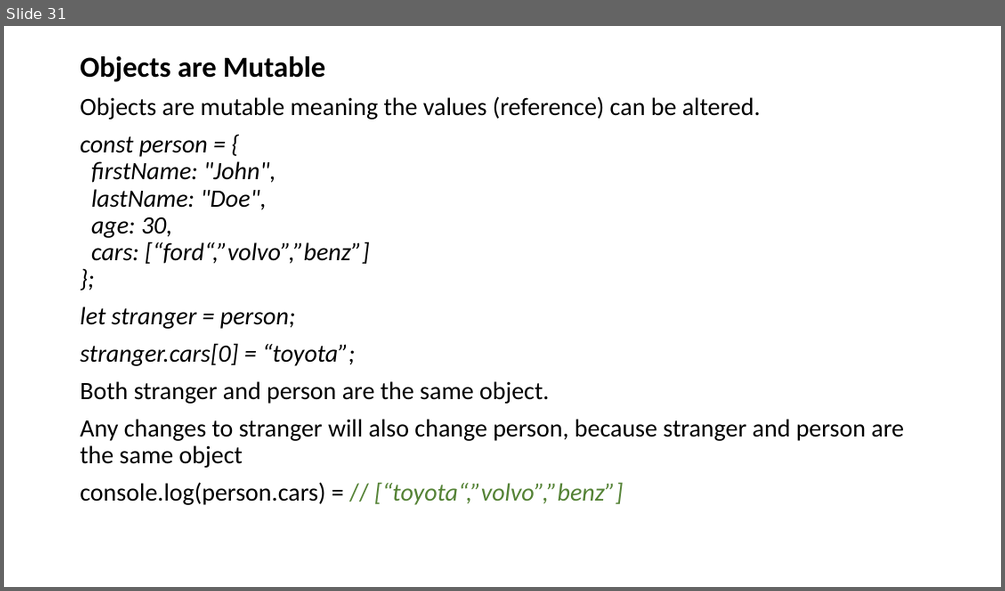
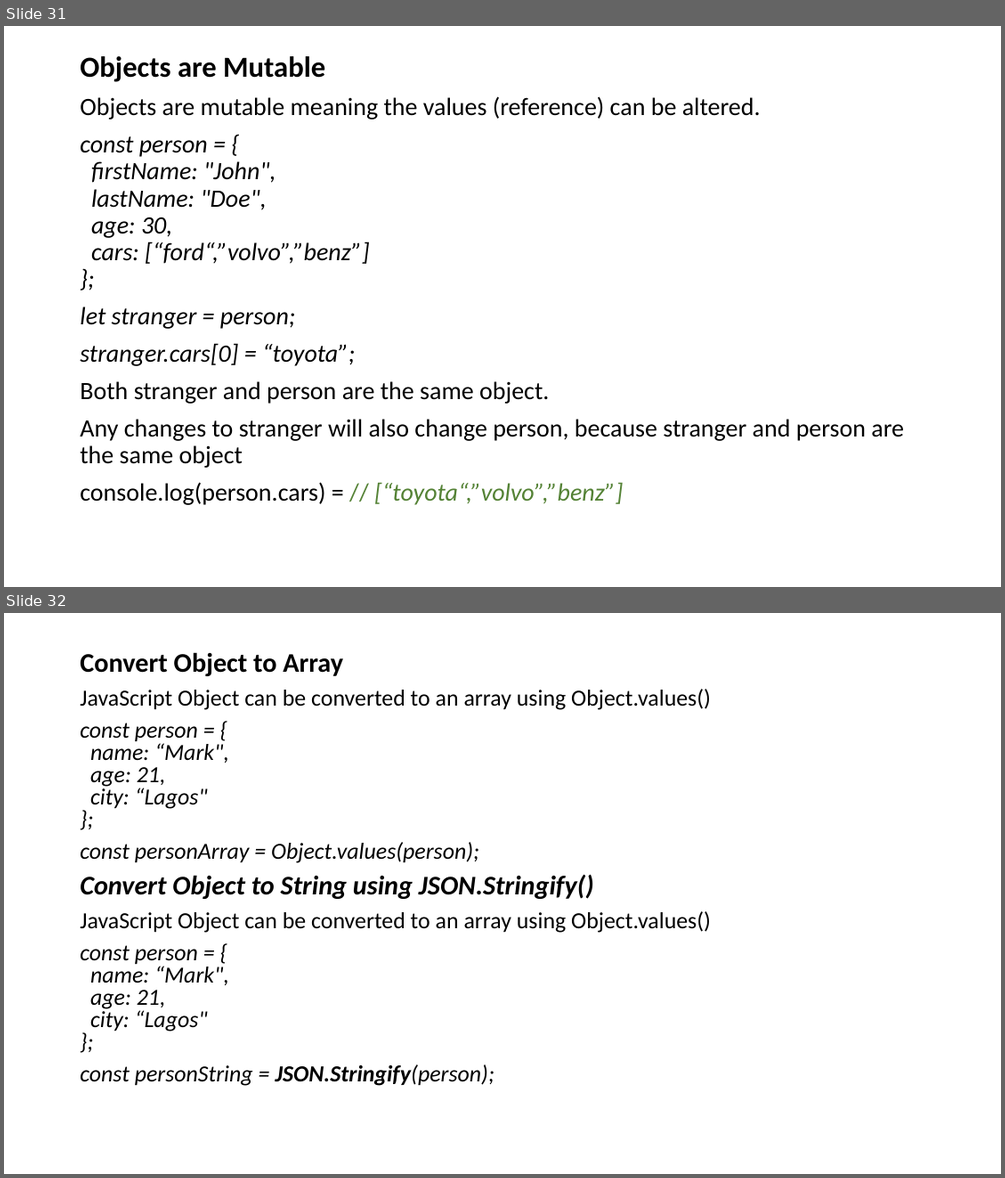
Before and after one commit to adeakinwe/AcademyFourPointZero, a slide deck: xx/lecture2/javascript/javascript.pptx. Shown one above the other, each under a label of ours: slide 31 before the commit, slides 31 and 32 after it. The pictures are 1005x591 and 1005x1178 pixels, drawn with LibreOffice and Linux fonts; fonts in the diff are those of the drawing. Boxes give left, top, right and bottom in pixels: in the first picture for what was removed or moved away, otherwise in the second. Text is boxed around its words. In the diff, an @@ line names an element or a change of style, - is before the commit and + after.

Commit message:
objects

```diff
--- a/xx/lecture2/javascript/javascript.pptx
+++ b/xx/lecture2/javascript/javascript.pptx
@@ slide 32 added at <box>4,613,1001,1174</box>, background #FFFFFF @@
@@ text added at <box>80,652,711,1086</box>, 22.2 pt, text #000000, italic @@
+Convert Object to Array
+JavaScript Object can be converted to an array using Object.values()
+const person = {
+name: “Mark",
+age: 21,
+city: “Lagos"
+};
+const personArray = Object.values(person);
+Convert Object to String using JSON.Stringify()
+JavaScript Object can be converted to an array using Object.values()
+const person = {
+name: “Mark",
+age: 21,
+city: “Lagos"
+};
+const personString = JSON.Stringify(person);
```
Also in this commit, not shown: 2 other files.
